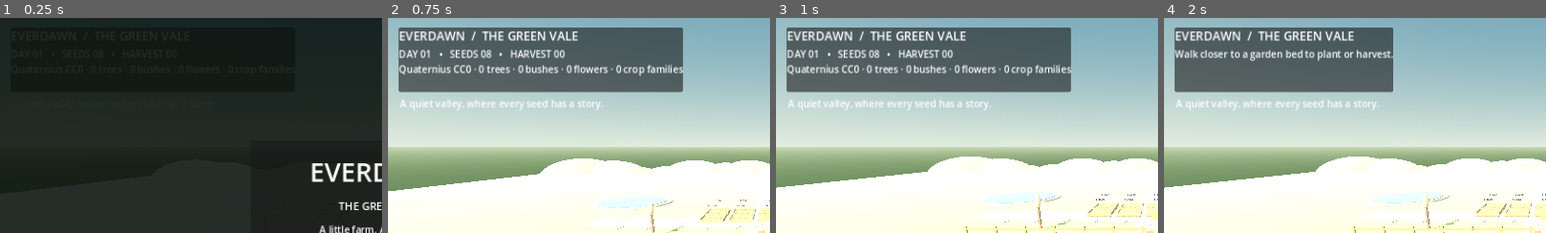
Above: before the commit, frames 1-4 (left to right).
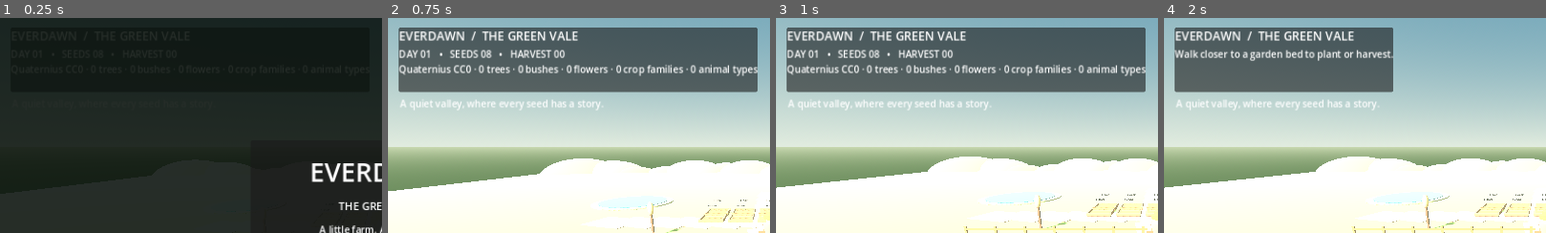
Above: after the commit, the same moments.

Repository: dehornedunikorn/postnukefarm
Game: Godot game, scene res://scenes/main.tscn
Same seed, same stepped clock (60 frames per second), same inputs: the game is played once before the commit and once after it.
Inputs:
- Up to frame 1 (0.25 s): no input
- Up to frame 2 (0.75 s): click "ENTER THE GREEN VALE" at 0.5 s
- Up to frame 3 (1 s): no input
- Up to frame 4 (2 s): click "TEND" at 1.25 s
The pictures show only the part of the screen within x 0-50%, y 0-50%; the shares and areas given below are measured in that part.

The runs differ from the first frame. In frame 2, 5.9% of the frame differs, in the area x 77-97%, y 4-35%; in frame 3, 5.9%; in frame 4, nothing differs.

Commit message:
Populate the farm valley with Quaternius livestock models

Diff:
--- a/game/scripts/world.gd
+++ b/game/scripts/world.gd
@@ -20,6 +20,7 @@
 var grass_keys: Array[String] = []
 var crop_families: Dictionary = {}
 var character_scenes: Array[PackedScene] = []
+var animal_scenes: Dictionary = {}
 var model_load_status := "Loading the valley's living art..."
 var load_count := 0
 var model_root: Node3D
@@ -251,6 +252,12 @@
 
         if path.to_lower().contains("/characters/"):
             character_scenes.append(packed)
+            continue
+        if path.to_lower().contains("/animals/"):
+            for species in ["cow", "sheep", "pig", "horse", "llama", "dog"]:
+                if filename.contains(species):
+                    animal_scenes[species] = packed
+                    break
             continue
         if filename.contains("tree") or filename.contains("pine") or filename.contains("birch"):
             var tree_key := "tree_%d" % tree_keys.size()
@@ -284,7 +291,8 @@
 
     if tree_keys.size() > 0:
         _populate_quaternius_forest()
-    model_load_status = "Quaternius CC0 · %d trees · %d bushes · %d flowers · %d crop families" % [tree_keys.size(), bush_keys.size(), flower_keys.size() + clover_keys.size(), crop_families.size()]
+    _populate_farm_animals()
+    model_load_status = "Quaternius CC0 · %d trees · %d bushes · %d flowers · %d crop families · %d animal types" % [tree_keys.size(), bush_keys.size(), flower_keys.size() + clover_keys.size(), crop_families.size(), animal_scenes.size()]
     update_hud()
 
 func _spawn_model(key: String, pos: Vector3, scale_factor: float, yaw: float = 0.0) -> void:
@@ -344,6 +352,25 @@
         for i in range(rock_spots.size()):
             var rock_key: String = rock_keys[i % rock_keys.size()]
             _spawn_model(rock_key, rock_spots[i], randf_range(0.7, 1.25), randf_range(0.0, TAU))
+
+func _populate_farm_animals() -> void:
+    var placements := {
+        "cow": [Vector3(18, 0, 14), Vector3(21, 0, 19)],
+        "sheep": [Vector3(25, 0, 15), Vector3(28, 0, 19)],
+        "pig": [Vector3(-18, 0, 15)],
+        "horse": [Vector3(29, 0, 5)],
+        "llama": [Vector3(-25, 0, 11)],
+        "dog": [Vector3(13, 0, 12)]
+    }
+    for species in animal_scenes.keys():
+        var spots: Array = placements.get(species, [])
+        for i in range(spots.size()):
+            var instance := animal_scenes[species].instantiate() as Node3D
+            if instance == null: continue
+            instance.position = spots[i]
+            instance.scale = Vector3.ONE * (0.78 if species == "cow" or species == "horse" else 0.62)
+            instance.rotation.y = float(i) * 1.1
+            model_root.add_child(instance)
 
 func get_character_scene() -> PackedScene:
     if character_scenes.is_empty(): return null
